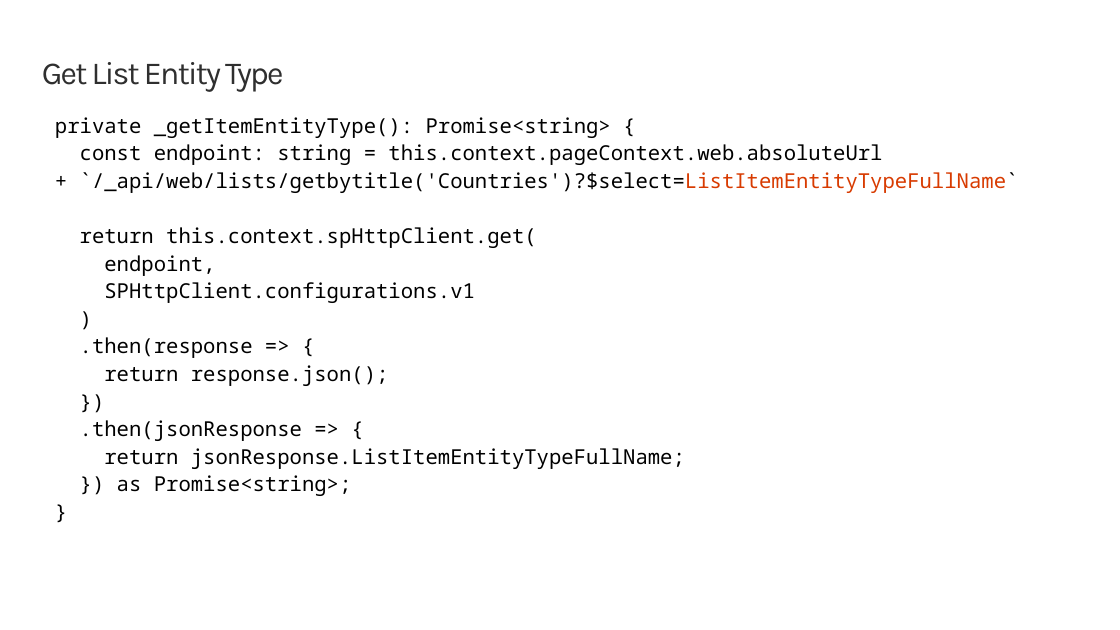
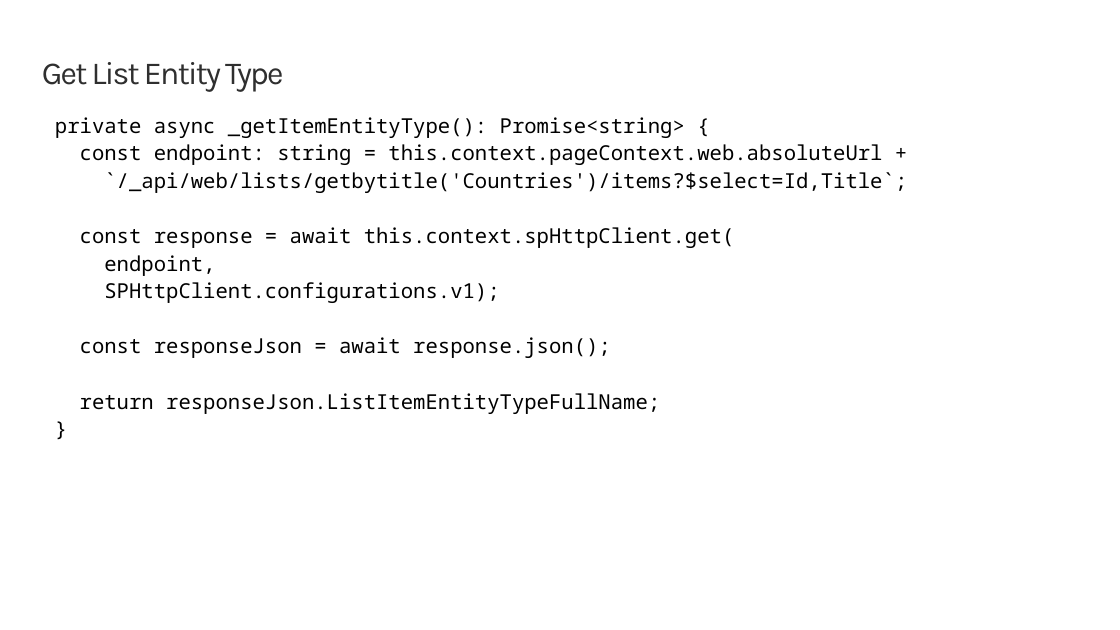
Before and after one commit to SharePoint/sp-dev-training-spfx-spcontent, a slide deck: slide 5 of 02 spfx sprest crud.pptx. Drawn at 1120x630 pixels with LibreOffice and Linux fonts; fonts in the diff are those of the drawing; background and template pictures are left out. Boxes give left, top, right and bottom in pixels: in the first picture for what was removed or moved away, otherwise in the second. Text is boxed around its words. In the diff, an @@ line names an element or a change of style, - is before the commit and + after.

```diff
--- a/02 spfx sprest crud.pptx
+++ b/02 spfx sprest crud.pptx
@@ text at bbox=[55, 117, 907, 248]: text changed @@
-private _getItemEntityType(): Promise<string> {
-const endpoint: string = this.context.pageContext.web.absoluteUrl
-+ `/_api/web/lists/getbytitle('Countries')?$select=ListItemEntityTypeFullName`
-return this.context.spHttpClient.get(
+private async _getItemEntityType(): Promise<string> {
+const endpoint: string = this.context.pageContext.web.absoluteUrl +
+`/_api/web/lists/getbytitle('Countries')/items?$select=Id,Title`;
+const response = await this.context.spHttpClient.get(
@@ text at bbox=[80, 282, 660, 414]: text changed @@
-SPHttpClient.configurations.v1
-)
-.then(response => {
-return response.json();
-})
-.then(jsonResponse => {
-return jsonResponse.ListItemEntityTypeFullName;
-}) as Promise<string>;
+SPHttpClient.configurations.v1);
+const responseJson = await response.json();
+return responseJson.ListItemEntityTypeFullName;
```
Also in this commit, not shown: 3 other slides changed, 49 other files.
